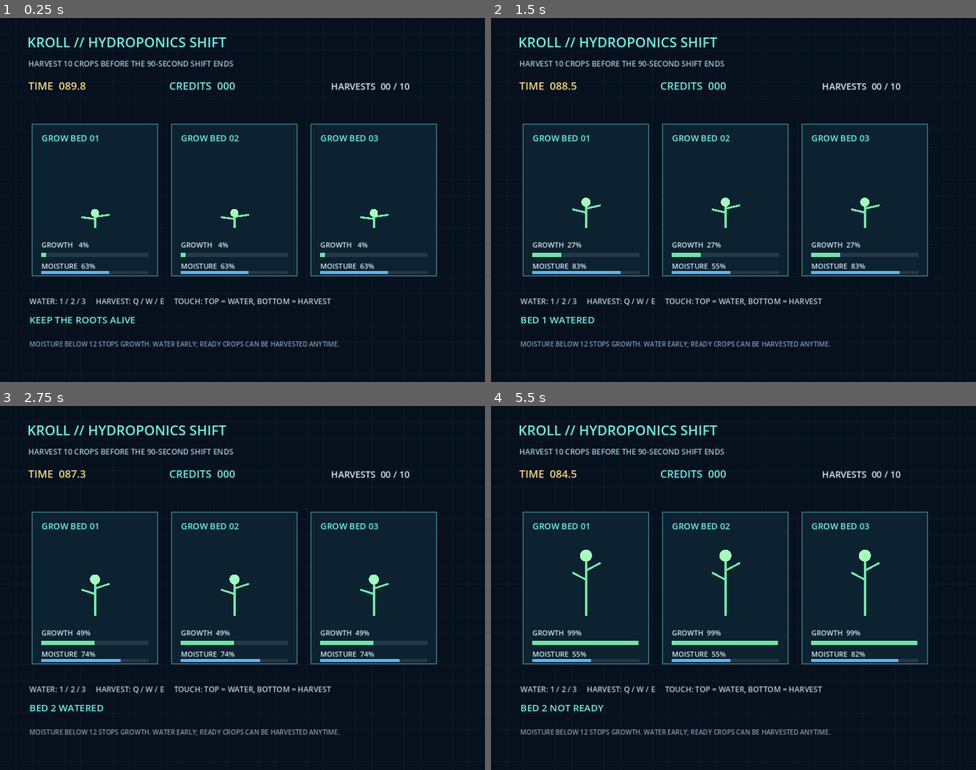
Above: before the commit, frames 1-4 (two rows, left to right).
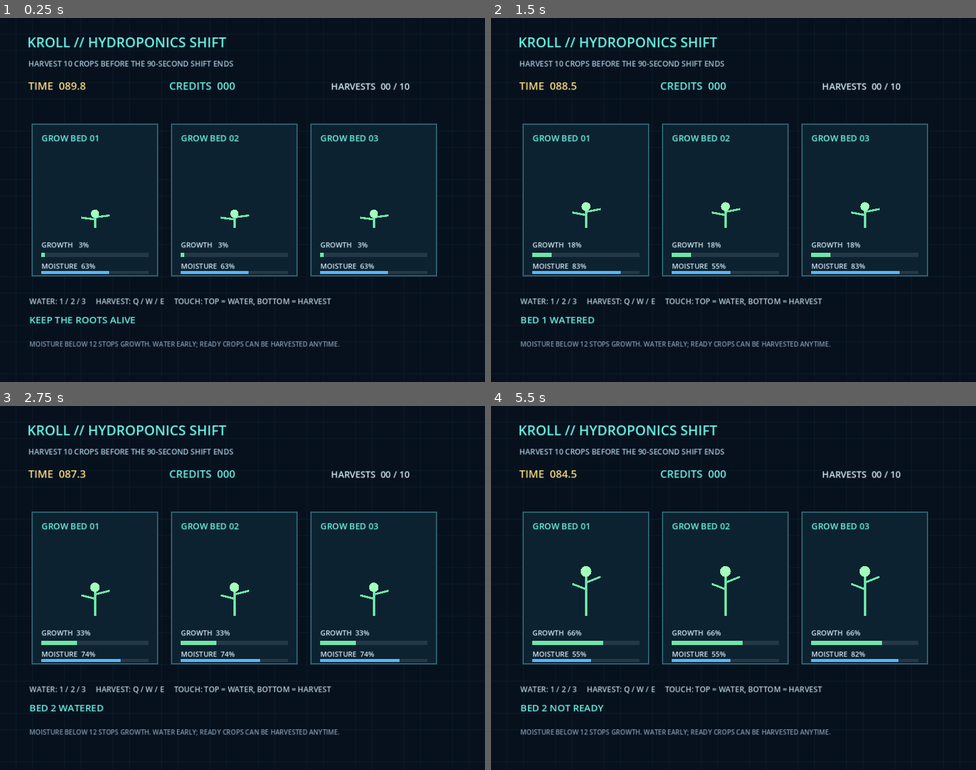
Above: after the commit, the same moments.

Repository: qaqp980520-prog/2126-Survival
Game: Godot game, scene res://main.tscn
Two runs of this game, one before a commit and one after it. Both use one fixed random seed, a clock stepped at 60 frames per second and the inputs below.
Inputs (mouse positions are in pixels of both pictures, inside the frame that each line leads up to):
- Up to frame 1 (0.25 s): no input
- Up to frame 2 (1.5 s): tap Enter at 0.5 s; move the mouse to (840, 181) at 0.52 s; hold W 0.53-1.28 s; tap R at 0.6 s; click (840, 181) at 0.67 s; move the mouse to (636, 218) at 1.27 s; tap 1 at 1.35 s
- Up to frame 3 (2.75 s): move the mouse to (291, 507) at 2.02 s; hold W from 2.03 s (still down); tap 2 at 2.1 s
- Up to frame 4 (5.5 s): move the mouse to (709, 660) at 2.77 s; tap one key every 0.75 s from 2.85 s: 3 Q E R; click (709, 660) at 2.92 s; move the mouse to (879, 642) at 3.52 s; release W at 3.53 s; move the mouse to (588, 533) at 4.27 s; move the mouse to (757, 588) at 5.02 s; click (757, 588) at 5.17 s

The runs differ from the first frame. In frame 1, 0.1% of the frame differs, in the area x 9-81%, y 52-66%; in frame 2, 0.4%; in frame 3, 0.6%; in frame 4, 0.9%, in the area x 15-88%, y 39-66%.

Commit message:
Balance hydroponics watering loop

Diff:
--- a/daily_games/KROLL_Hydroponics_Shift/rules.gd
+++ b/daily_games/KROLL_Hydroponics_Shift/rules.gd
@@ -7,7 +7,7 @@
 const MAX_MOISTURE: float = 100.0
 const WATER_AMOUNT: float = 28.0
 const MOISTURE_DRAIN_PER_SECOND: float = 7.0
-const GROWTH_PER_SECOND: float = 18.0
+const GROWTH_PER_SECOND: float = 12.0
 const MIN_GROW_MOISTURE: float = 12.0
 const HARVEST_REWARD: int = 15
 const REPLANT_MOISTURE: float = 45.0
